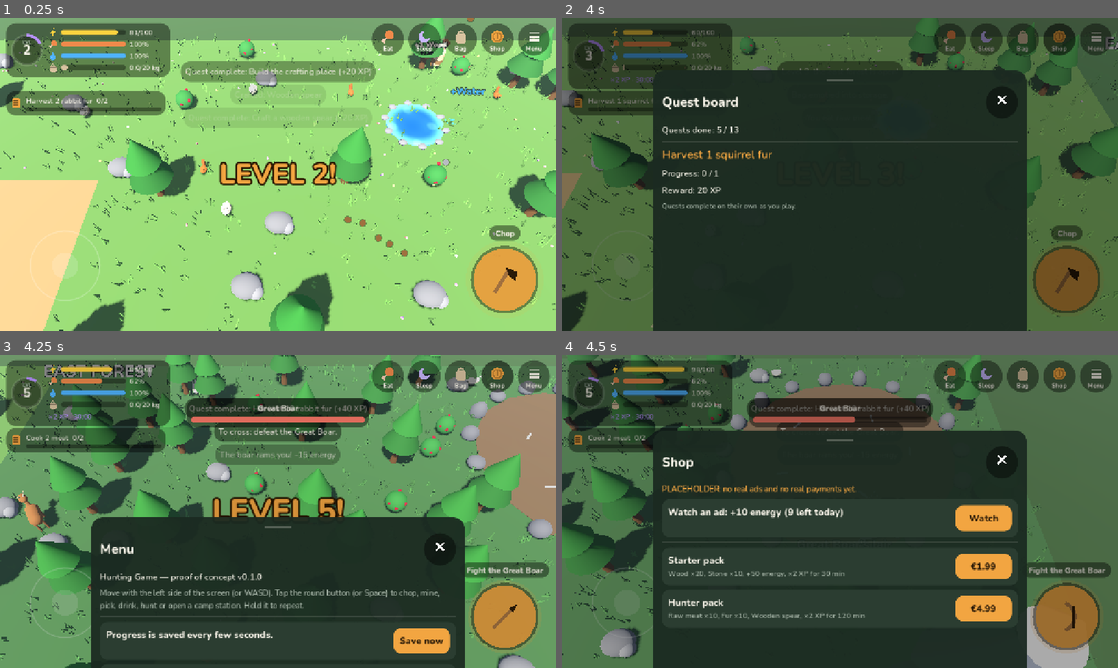
Above: before the commit, frames 1-4 (two rows, left to right).
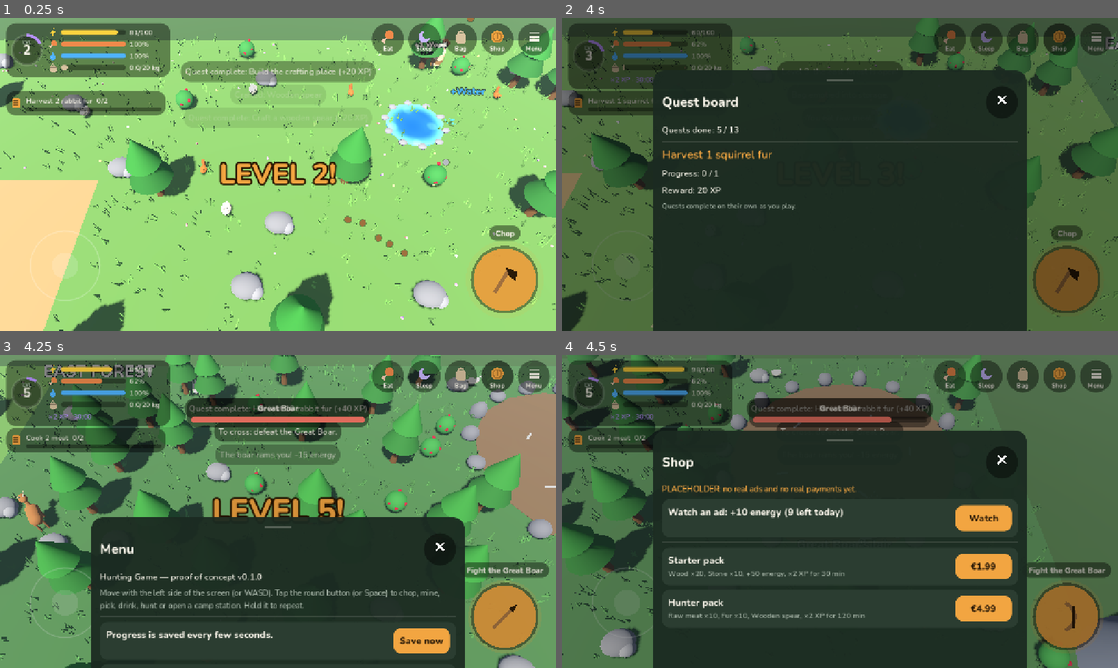
Above: after the commit, the same moments.

Repository: kallistesoft/huntingGame
Game: Godot game, scene res://tests/smoke_test.tscn
Two runs of this game, one before a commit and one after it. Both use one fixed random seed, a clock stepped at 60 frames per second and the inputs below. This scene is started directly instead of the project's main scene.
Inputs (mouse positions are in pixels of both pictures, inside the frame that each line leads up to):
- Up to frame 1 (0.25 s): no input
- Up to frame 2 (4 s): click (984, 39) at 0.5 s; click (984, 39) at 1.25 s; click (951, 39) at 2 s; click (1023, 39) at 2.77 s; click (1056, 39) at 3.52 s
- Up to frame 3 (4.25 s): no input
- Up to frame 4 (4.5 s): tap Enter at 4.25 s; move the mouse to (812, 574) at 4.27 s; hold W from 4.28 s (still down); tap E at 4.35 s; click (812, 574) at 4.42 s

Frames 1-3 are identical in both runs. In frame 4, 2.0% of the frame differs, in the area x 52-100%, y 19-100%.

Commit message:
Boss tuning: 24 HP, boss is always the target in range, mountains east of the pass
Co-Authored-By: Claude Opus 5.5 <noreply@anthropic.com>
Claude-Session: https://claude.ai/code/session_01SNjk2ZxVoGbKpR7JG3CqWQ

Diff:
--- a/scripts/autoload/data.gd
+++ b/scripts/autoload/data.gd
@@ -92,7 +92,7 @@
 ## forest. It charges instead of fleeing; a charge that hits costs the hunter
 ## energy and knocks them back. After a charge it is dizzy for a moment.
 const BOSS := {
-	"name": "Great Boar", "hp": 12, "size": 0.9, "color": Color(0.32, 0.22, 0.16),
+	"name": "Great Boar", "hp": 24, "size": 0.9, "color": Color(0.32, 0.22, 0.16),
 	"lair": Vector2(76, 9), "lair_radius": 6.0,
 	"walk_speed": 1.6, "charge_speed": 9.0, "aggro_radius": 8.0,
 	"windup": 0.9, "charge_time": 0.8, "dizzy": 2.2, "dizzy_damage_mult": 2,
--- a/scripts/world/main.gd
+++ b/scripts/world/main.gd
@@ -72,7 +72,7 @@
 	add_child(boss)
 	var gate := PassGate.new()
 	gate.position = Vector3(pass_pos.x, 0, pass_pos.y)
-	gate.rotation_degrees.y = 90 # faces back into the forest
+	gate.rotation_degrees.y = -90 # faces back into the forest; mountains behind it to the east
 	add_child(gate)
 
 	_add_prop("pond", Vector2(34, 7.5))
--- a/scripts/world/player.gd
+++ b/scripts/world/player.gd
@@ -91,7 +91,8 @@
 	target.interact(self)
 
 
-## The nearest usable thing in reach. Animals are reachable from the weapon's range.
+## The nearest usable thing in reach. Animals are reachable from the weapon's range;
+## the boss comes first whenever it is in range.
 func find_target() -> Node3D:
 	var best: Node3D = null
 	var best_gap := INF
@@ -107,6 +108,8 @@
 			reach = Game.weapon_range()
 		if "radius" in node:
 			gap -= node.radius
+		if gap <= reach and node.is_in_group("boss"):
+			return node # in a boss fight, never chop a tree by mistake
 		if gap <= reach and gap < best_gap:
 			best = node
 			best_gap = gap
